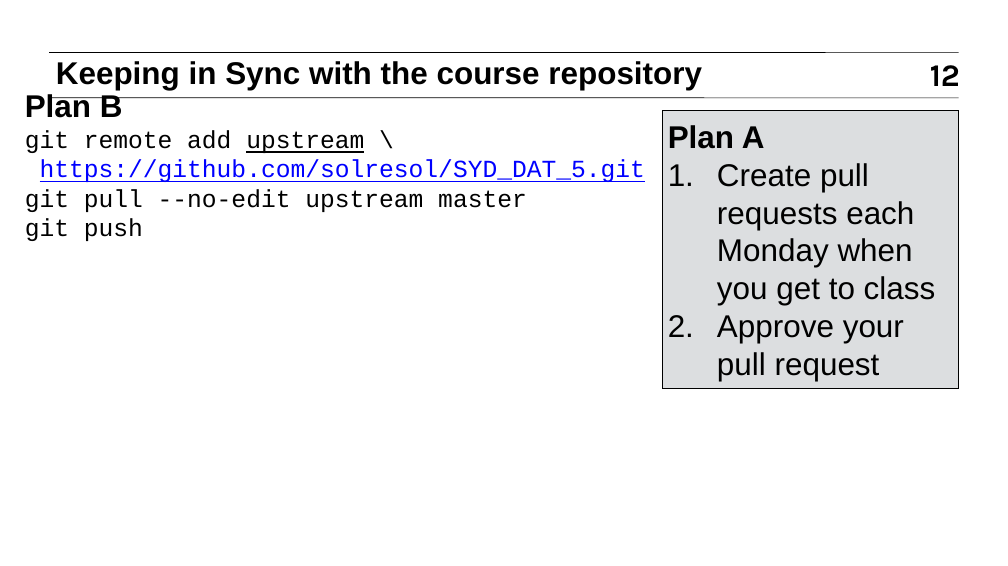
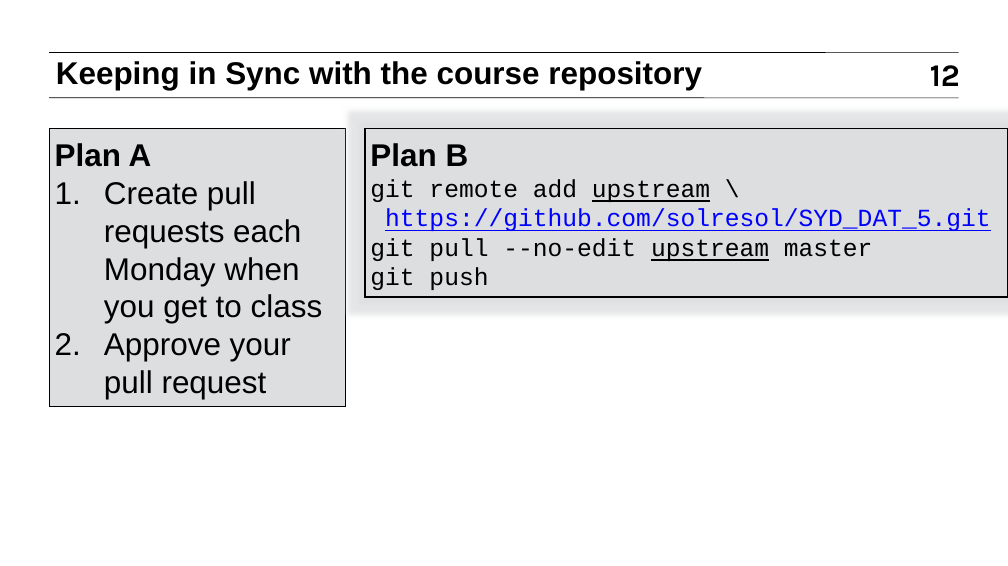
Before and after one commit to ihansel/SYD_DAT_4, a slide deck: slide 12 of slides/Week2z.pptx. Drawn at 1008x566 pixels with LibreOffice and Linux fonts; fonts in the diff are those of the drawing. Boxes give left, top, right and bottom in pixels: in the first picture for what was removed or moved away, otherwise in the second. Text is boxed around its words. In the diff, an @@ line names an element or a change of style, - is before the commit and + after.

Commit message:
Windows commandline history.

```diff
--- a/slides/Week2z.pptx
+++ b/slides/Week2z.pptx
@@ rectangle "Plan A": place and size @@
-rectangle "Plan A" at box(662, 110, 959, 388)
+rectangle "Plan A" at box(49, 129, 346, 407)
@@ rectangle "Plan B": place and size @@
-rectangle "Plan B" at box(25, 94, 645, 241)
+rectangle "Plan B" at box(365, 129, 1008, 297)
@@ rectangle "Plan B" at box(365, 129, 1008, 297): fill none to #DCDEE0; outline none to #000000 1 pt @@
@@ text in rectangle at box(370, 238, 873, 261): underline on in "upstream" @@
```
